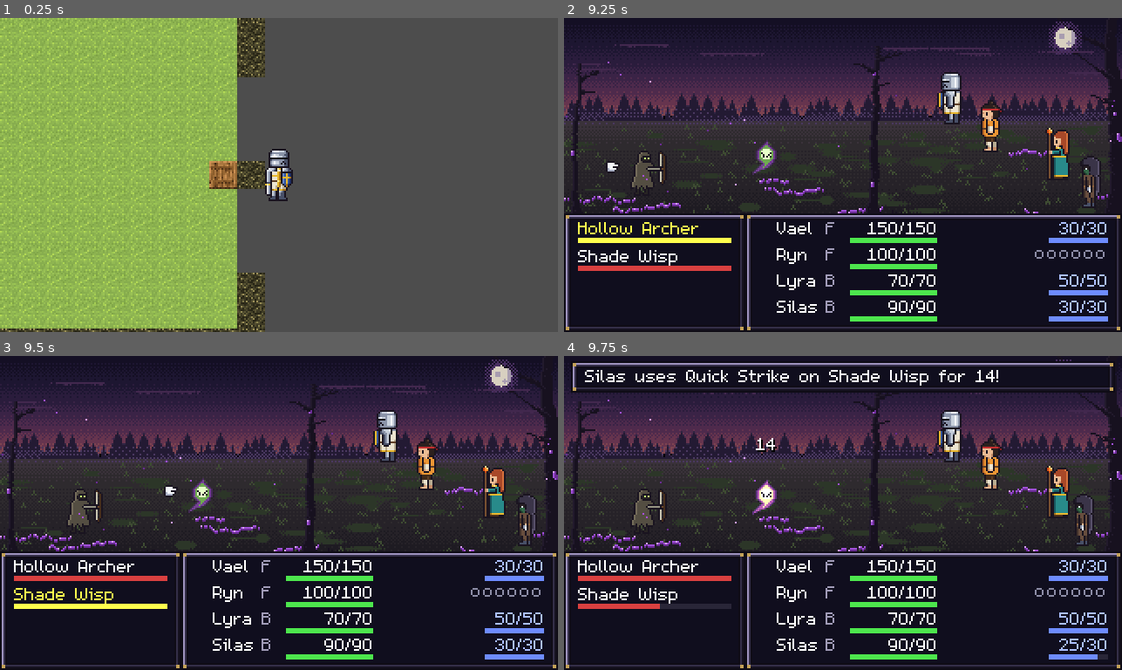
Above: before the commit, frames 1-4 (two rows, left to right).
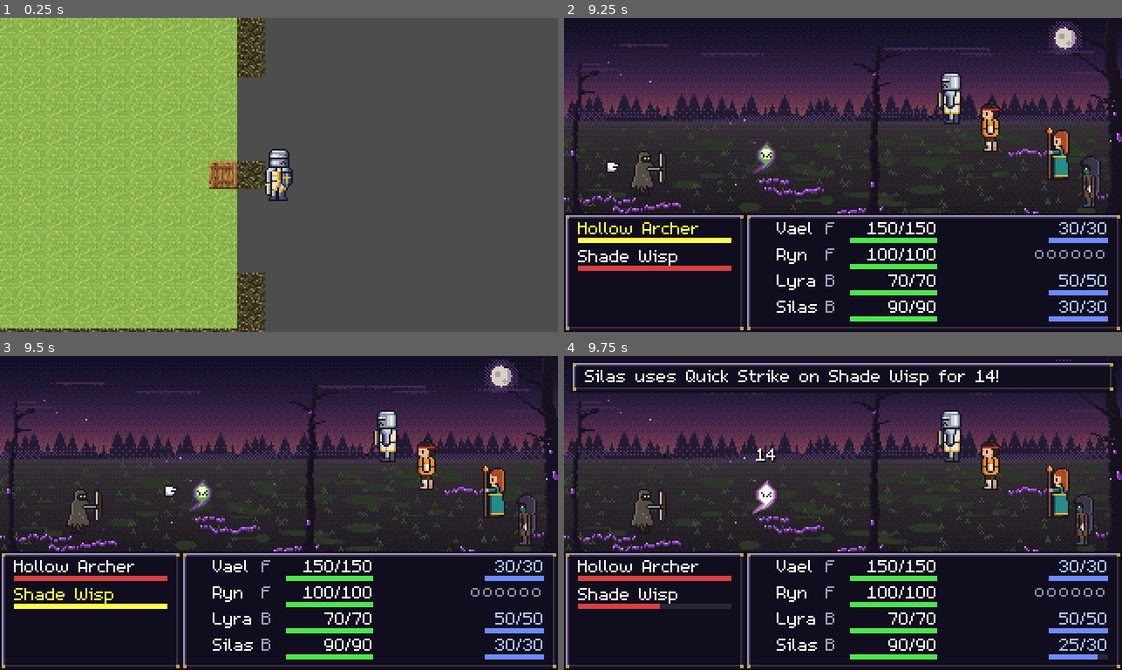
Above: after the commit, the same moments.

Repository: corytomlinson-oss/project_divine_light
Game: Godot game, scene res://scenes/overworld/Overworld.tscn
The game is run twice, just before and just after one commit, with the same random seed, the same clock (stepped at 60 frames per second) and the same inputs.
Inputs:
- Up to frame 1 (0.25 s): no input
- Up to frame 2 (9.25 s): tap Enter (confirm) at 0.5, 0.6, 1.35, 2.3, 3.05, 3.8, 4.55, 5.1, 5.75, 5.85, 6.8, 7.55, 8, 8.3, 9.05 s; hold Right (right) 0.53-1.28 s; hold Down (down) 1.28-2.03 s; hold Right (right) 2.03-2.78 s; tap V (defend_shortcut) at 2.1, 6.6 s; hold Up (up) 2.78-3.53 s; tap C (item_shortcut) at 2.85, 7.35 s; hold Left (left) 3.53-5.03 s; tap E (next_member) at 3.6, 8.1 s; tap Q (prev_member) at 4.35, 8.85 s; hold Down (down) 5.03-5.78 s; hold Right (right) 5.78-6.53 s; hold Up (up) 6.53-7.28 s; hold Right (right) 7.28-8.03 s; hold Down (down) 8.03-8.78 s; hold Left (left) from 8.78 s (still down)
- Up to frame 3 (9.5 s): keep holding Left (left)
- Up to frame 4 (9.75 s): release Left (left) at 9.53 s; hold Up (up) from 9.53 s (still down); tap Enter (confirm) at 9.6 s

Frames 1-3 are identical in both runs. In frame 4, 0.4% of the frame differs, in the area x 33-39%, y 26-51%.

Commit message:
Milestone 18a: combat effect system
- BattleFx: code-drawn effects (burst, slash, sweep, projectile, charge,
  bolt, pillar, sparkles, ring, cloud, stars, battlefield flash/shake)
  with element palettes; own seeded RNG.
- FxRecipes: data table of which action plays what, with name -> effect
  -> keyword -> class fallbacks so every skill already has an effect.
- Impact timing: party/enemy turns are coroutines - wind-up first, then
  the logic and the impact together, so hurt flashes and damage numbers
  land with the effect; turns don't advance mid-effect.
- 7 synthesized element sounds (existing 11 WAVs byte-identical).
- Attack/enemy-attack/item effects; damage numbers kept below the banner.

Co-Authored-By: Claude Opus 5.5 <noreply@anthropic.com>

Diff:
--- a/divine-light/scripts/battle/Battle.gd
+++ b/divine-light/scripts/battle/Battle.gd
@@ -264,6 +264,10 @@
 var _advance_hint := ScrollHint.new()
 var _blink := 0.0
 var _message_timer := 0.0
+# Combat effects (Milestone 18). While an action's effect plays (_acting), the
+# turn doesn't advance and its damage hasn't been applied yet.
+var _fx := BattleFx.new()
+var _acting := false
 
 
 func _ready() -> void:
@@ -279,6 +283,7 @@
 	Music.play("boss" if boss_fight else "battle", "battle")
 	_setup_enemy_ui()
 	_setup_party_sprites()
+	_setup_fx()
 	GameManager.party_loaded.connect(_update_ui)
 	_update_ui()
 	_begin_selection()
@@ -443,6 +448,17 @@
 		_party_ko_shown.append(false)
 		_party_tweens.append(null)
 	_animate_party_hp_changes(true)
+
+
+## Effects draw above the fighters and below the windows; the battlefield
+## (background art, enemies, party) is what shakes.
+func _setup_fx() -> void:
+	add_child(_fx)
+	move_child(_fx, $PartyArea.get_index() + 1)
+	for node_name in ["BackgroundArt", "EnemyArea", "PartyArea"]:
+		var node := get_node_or_null(node_name)
+		if node != null:
+			_fx.shake_nodes.append(node)
 
 
 ## Member i's place in the line: front-row members first, then back-row
@@ -597,6 +613,12 @@
 	label.horizontal_alignment = HORIZONTAL_ALIGNMENT_CENTER
 	label.size = Vector2(40, 10)
 	label.position = (_popup_anchor(target) - Vector2(20, 10)).round()
+	# Keep it clear of the message banner (the top party slot sits under it):
+	# below a 2-line banner (bottom y=31) even after floating up 8px. The
+	# banner may not have resized to this turn's message yet, so don't use
+	# its current size.
+	if message_banner.visible:
+		label.position.y = maxf(label.position.y, 40.0)
 	label.z_index = 5
 	add_child(label)
 	var t := create_tween()
@@ -700,10 +722,10 @@
 		State.SELECTING:
 			_handle_menu_input()
 		State.RESOLVING:
-			_message_timer -= delta
-			if Input.is_action_just_pressed("confirm") or _message_timer <= 0.0:
-				_execute_next_turn()
-				_message_timer = _message_time()
+			if not _acting:
+				_message_timer -= delta
+				if Input.is_action_just_pressed("confirm") or _message_timer <= 0.0:
+					_advance_turn()
 		State.BATTLE_OVER:
 			if Input.is_action_just_pressed("confirm"):
 				if not _level_up_queue.is_empty():
@@ -770,7 +792,7 @@
 
 
 func _debug_auto_win() -> void:
-	if state == State.BATTLE_OVER:
+	if state == State.BATTLE_OVER or _acting:
 		return
 	for e in _enemies:
 		e.receive_damage(e.hp)
@@ -1197,7 +1219,15 @@
 			_turn_queue.append(enemy)
 	_turn_queue.sort_custom(func(a, b): return (a.agi - a.agi_debuff) > (b.agi - b.agi_debuff))
 	_update_enemy_ui()
-	_execute_next_turn()
+	_advance_turn()
+
+
+## Runs the next action (its effect, then its result) and starts the message
+## timer once it's done. Nothing advances in between.
+func _advance_turn() -> void:
+	_acting = true
+	await _execute_next_turn()
+	_acting = false
 	_message_timer = _message_time()
 
 
@@ -1229,9 +1259,9 @@
 		message_label.text = "%s is stunned and cannot act!" % combatant.display_name
 		return
 	if combatant.is_enemy:
-		_execute_enemy_turn(combatant)
+		await _execute_enemy_turn(combatant)
 	else:
-		_execute_party_turn(combatant)
+		await _execute_party_turn(combatant)
 
 
 func _get_enemy_target(member: Combatant) -> Combatant:
@@ -1254,14 +1284,30 @@
 	return alive[0] if not alive.is_empty() else member
 
 
+## Milestone 18 impact timing: the effect's wind-up / travel plays first (the
+## banner shows the skill or item name meanwhile), then the action's logic runs
+## - damage, messages, possibly the battle's end - and the impact effect plays
+## at that same moment, so hurt flashes and damage numbers land with it.
+## Targets are worked out before the logic runs, from the same helpers it uses.
 func _execute_party_turn(member: Combatant) -> void:
 	var offensive: bool = member.queued_action == "attack" \
 			or (member.queued_action == "skill" and str(member.queued_skill.get("target", "")).begins_with("enemy"))
+	var recipe: Dictionary = FxRecipes.for_member(member)
+	var targets: Array = _fx_targets(member, recipe)
 	if offensive:
 		_anim_party_attack(_party.find(member))
 	var sound := _party_action_sound(member)
 	if sound != "":
 		Sfx.play(sound)
+	if member.queued_action == "skill" or member.queued_action == "item_use":
+		message_label.text = member.queued_skill.get("name", "")
+	var caster: CanvasItem = _party_sprites[_party.find(member)]
+	if not recipe.is_empty() and caster != null:
+		await _fx.cast(recipe, caster, targets)
+	if not recipe.is_empty():
+		_fx.impact(recipe, targets)
+		if recipe.get("sound", "") != "":
+			Sfx.play(recipe["sound"])
 	match member.queued_action:
 		"attack":      _do_attack(member)
 		"skill":       _do_skill(member, member.queued_skill)
@@ -1273,6 +1319,46 @@
 			member.row = "back" if member.row == "front" else "front"
 			_update_ui()
 			message_label.text = "%s moves to the %s row!" % [member.display_name, member.row]
+
+
+## The sprites a party member's action will land on, resolved the same way
+## the action's logic resolves them (so before it runs, while every target is
+## still standing).
+func _fx_targets(member: Combatant, recipe: Dictionary) -> Array:
+	var fighters: Array = []
+	match member.queued_action:
+		"attack":
+			fighters = [_get_enemy_target(member)]
+		"item_use":
+			fighters = [_get_ally_target(member, member.queued_skill)]
+		"skill":
+			var skill: Dictionary = member.queued_skill
+			match str(skill.get("target", "")):
+				"enemy":
+					fighters = [_get_enemy_target(member)]
+				"enemy_all":
+					fighters = _enemies.filter(func(e: Combatant) -> bool: return e.is_alive())
+				"ally", "ally_choose":
+					fighters = [_get_ally_target(member, skill)]
+				"ally_all":
+					fighters = _party.filter(func(c: Combatant) -> bool:
+						return c.is_alive() and (not recipe.get("row_only", false) or c.row == member.row))
+				"self":
+					fighters = [member]
+	var sprites: Array = []
+	for f in fighters:
+		if f == null:
+			continue
+		var sprite: CanvasItem = null
+		if f.is_enemy:
+			var i := _enemies.find(f)
+			sprite = _enemy_sprites[i] if i >= 0 and i < _enemy_sprites.size() else null
+		else:
+			var i := _party.find(f)
+			sprite = _party_sprites[i] if i >= 0 and i < _party_sprites.size() else null
+		if sprite != null:
+			sprites.append(sprite)
+	return sprites
 
 
 ## Weapon users (Ryn, Silas) sound physical when they hit enemies; everything
@@ -1876,6 +1962,13 @@
 	if target == null:
 		target = targets[randi() % targets.size()]
 
+	# Wind-up (the enemy's hop is already playing), then its claw/blade streak
+	# lands on the target together with the damage below.
+	var enemy_sprite: CanvasItem = _enemy_sprites[_enemies.find(enemy)]
+	var target_sprite: CanvasItem = _party_sprites[_party.find(target)]
+	var hit_targets: Array = [target_sprite] if target_sprite != null else []
+	await _fx.cast(FxRecipes.ENEMY_ATTACK, enemy_sprite, hit_targets)
+
 	# Smoke Bomb: the enemy's own accuracy is lowered
 	if enemy.accuracy_debuff_rounds > 0 and randi() % 100 < 30:
 		_update_ui()
@@ -1895,6 +1988,7 @@
 		message_label.text = phase_note + "%s's Sanctuary absorbs\n%s's attack!" % [target.display_name, enemy.display_name]
 		return
 
+	_fx.impact(FxRecipes.ENEMY_ATTACK, hit_targets)
 	var effective_def := target.defense + target.def_buff
 	var def_val := effective_def * 2 if target.defending else effective_def
 	var dmg := maxi(1, enemy.atk - def_val + randi_range(-1, 1))
--- /dev/null
+++ b/divine-light/scripts/battle/BattleFx.gd
@@ -0,0 +1,326 @@
+class_name BattleFx
+extends Node2D
+
+# Milestone 18's combat effects, built entirely in code (no art files). Each
+# effect is a short-lived Shape node that redraws itself from a 0..1 progress
+# value a tween drives, then frees itself. Everything is drawn with whole-pixel
+# rects so it stays crisp at 320x180.
+#
+# Battle.gd plays a skill in two parts, from a recipe (FxRecipes.gd):
+#   await cast(recipe, caster, targets)  - wind-up / travel, before any damage
+#   impact(recipe, targets)              - fire-and-forget, the moment damage
+#                                          lands (hurt flash + numbers follow)
+#
+# This node sits above the fighters and below the windows. Its own origin is
+# the screen's, so sprite positions work as-is.
+
+const PALETTES := {
+	"physical": [Color(0.8, 0.82, 0.9), Color(1, 1, 1)],
+	"enemy": [Color(0.85, 0.2, 0.25), Color(1.0, 0.7, 0.6)],
+	"holy": [Color(1.0, 0.85, 0.4), Color(1.0, 1.0, 0.88)],
+	"shield": [Color(0.55, 0.75, 1.0), Color(0.9, 0.97, 1.0)],
+	"buff": [Color(1.0, 0.75, 0.3), Color(1.0, 0.95, 0.7)],
+	"taunt": [Color(1.0, 0.4, 0.25), Color(1.0, 0.8, 0.5)],
+	"ki": [Color(0.5, 0.8, 1.0), Color(1, 1, 1)],
+	"heal": [Color(0.4, 1.0, 0.5), Color(0.88, 1.0, 0.88)],
+	"mana": [Color(0.45, 0.6, 1.0), Color(0.85, 0.9, 1.0)],
+	"fire": [Color(1.0, 0.45, 0.12), Color(1.0, 0.85, 0.3)],
+	"ice": [Color(0.5, 0.88, 1.0), Color(0.95, 1.0, 1.0)],
+	"lightning": [Color(1.0, 0.92, 0.3), Color(1, 1, 1)],
+	"earth": [Color(0.6, 0.44, 0.26), Color(0.86, 0.72, 0.46)],
+	"arcane": [Color(0.55, 0.45, 1.0), Color(0.88, 0.85, 1.0)],
+	"shadow": [Color(0.6, 0.3, 0.9), Color(0.88, 0.72, 1.0)],
+	"poison": [Color(0.45, 0.85, 0.28), Color(0.78, 1.0, 0.5)],
+	"debuff": [Color(0.6, 0.35, 0.85), Color(0.85, 0.7, 1.0)],
+}
+const BATTLEFIELD := Rect2(0, 0, 320, 112)
+
+## Nodes that shake with the battlefield (background art, enemy/party areas).
+var shake_nodes: Array = []
+var _rng := RandomNumberGenerator.new()
+
+
+class Shape extends Node2D:
+	var draw_fn: Callable
+	var progress := 0.0:
+		set(value):
+			progress = value
+			queue_redraw()
+
+	func _draw() -> void:
+		draw_fn.call(self, progress)
+
+
+func _ready() -> void:
+	_rng.seed = 1818  # effects never touch the global RNG combat rolls use
+
+
+# ------------------------------------------------------------------ recipes
+
+func cast(recipe: Dictionary, caster: CanvasItem, targets: Array) -> void:
+	var pal: Array = palette(recipe)
+	match recipe.get("cast", "none"):
+		"lunge":
+			await _wait(0.12)
+		"charge":
+			await charge(anchor(caster), pal)
+		"projectile":
+			var last: Signal
+			for t: CanvasItem in targets:
+				last = projectile(anchor(caster), anchor(t), pal)
+			if not targets.is_empty():
+				await last
+
+
+func impact(recipe: Dictionary, targets: Array) -> void:
+	var pal: Array = palette(recipe)
+	match recipe.get("screen", ""):
+		"flash":
+			flash(pal[1])
+		"shake":
+			shake()
+		"quake":
+			flash(pal[0], 0.35)
+			shake(4.0, 0.45)
+	for t: CanvasItem in targets:
+		var at := anchor(t)
+		match recipe.get("impact", ""):
+			"slash": slash(at, pal, recipe.get("count", 1))
+			"burst": burst(at, pal, recipe.get("size", 12.0))
+			"bolt": bolt(at, pal)
+			"pillar": pillar(at, pal)
+			"rising": pillar(at, pal, true)
+			"sweep": sweep(at, pal)
+			"sparkles": sparkles(at, pal)
+			"sinking": sparkles(at, pal, false)
+			"ring": ring(at, pal)
+			"cloud": cloud(at, pal)
+			"stars": stars(at, pal)
+
+
+func palette(recipe: Dictionary) -> Array:
+	return PALETTES.get(recipe.get("palette", "physical"), PALETTES["physical"])
+
+
+## Center of a fighter: sprites are centered; placeholder blocks are ColorRects.
+static func anchor(ci: CanvasItem) -> Vector2:
+	if ci is Control:
+		var c := ci as Control
+		return c.position + c.size / 2.0
+	return (ci as Node2D).position
+
+
+# ------------------------------------------------------------------ effects
+
+func _spawn(at: Vector2, duration: float, fn: Callable) -> Signal:
+	var s := Shape.new()
+	s.position = at.round()
+	s.draw_fn = fn
+	add_child(s)
+	var t := create_tween()
+	t.tween_property(s, "progress", 1.0, duration)
+	t.tween_callback(s.queue_free)
+	return t.finished
+
+
+func _wait(seconds: float) -> Signal:
+	return create_tween().tween_interval(seconds).finished
+
+
+static func _px(n: CanvasItem, x: float, y: float, w: float, h: float, c: Color) -> void:
+	n.draw_rect(Rect2(roundf(x), roundf(y), w, h), c)
+
+
+## Ring of pixels expanding out of the target, sparks flying past it, and a
+## bright core for the first moment.
+func burst(at: Vector2, pal: Array, radius := 12.0, duration := 0.32) -> Signal:
+	return _spawn(at, duration, func(n: CanvasItem, p: float) -> void:
+		var fade := 1.0 - p
+		if p < 0.3:
+			var core := 3.0 + 3.0 * (1.0 - p / 0.3)
+			_px(n, -core, -core, core * 2, core * 2, Color(pal[1], 1.0 - p / 0.3))
+		var r := radius * sqrt(p)
+		for i in 12:
+			var d := Vector2.from_angle(TAU * i / 12.0) * r
+			_px(n, d.x - 1, d.y - 1, 2, 2, Color(pal[0], fade))
+		for i in 8:
+			var d := Vector2.from_angle(TAU * (i + 0.5) / 8.0) * radius * 1.6 * p
+			_px(n, d.x, d.y, 1, 1, Color(pal[1], fade)))
+
+
+## Diagonal streaks across the target, one after another for multi-hits,
+## alternating direction.
+func slash(at: Vector2, pal: Array, count := 1, duration := 0.22) -> Signal:
+	return _spawn(at, duration * (1.0 + 0.5 * (count - 1)), func(n: CanvasItem, p: float) -> void:
+		for k in count:
+			var start := float(k) / (count + 1.0)
+			var local := clampf((p - start) / (1.0 - start) * (count + 1.0) / 2.0, 0.0, 1.0) if count > 1 else p
+			if local <= 0.0 or local >= 1.0:
+				continue
+			var dir := 1.0 if k % 2 == 0 else -1.0
+			var grow := minf(1.0, local * 2.0)
+			var fade := 1.0 if local < 0.5 else 1.0 - (local - 0.5) * 2.0
+			for i in int(20 * grow):
+				var x := (10.0 - i) * dir + (k * 3 - count)
+				var y := -10.0 + i
+				_px(n, x, y, 2, 2, Color(pal[1], fade))
+				_px(n, x + dir, y + 1, 1, 1, Color(pal[0], fade)))
+
+
+## Low horizontal cut along the target's feet (sweeping kick, blade arc).
+func sweep(at: Vector2, pal: Array, duration := 0.28) -> Signal:
+	return _spawn(at + Vector2(0, 10), duration, func(n: CanvasItem, p: float) -> void:
+		var fade := 1.0 - maxf(0.0, p - 0.4) / 0.6
+		var w := 28.0 * minf(1.0, p * 2.5)
+		_px(n, -14, -1, w, 2, Color(pal[1], fade))
+		_px(n, -14, 1, w * 0.8, 1, Color(pal[0], fade)))
+
+
+## Glowing orb flying from caster to target with a short fading trail.
+func projectile(from: Vector2, to: Vector2, pal: Array, duration := 0.26) -> Signal:
+	var travel := to - from
+	return _spawn(from, duration, func(n: CanvasItem, p: float) -> void:
+		for k in range(4, 0, -1):
+			var tp := maxf(0.0, p - k * 0.06)
+			var d := travel * tp
+			_px(n, d.x - 1, d.y - 1, 3, 3, Color(pal[0], 0.9 - k * 0.2))
+		var h := travel * p
+		_px(n, h.x - 3, h.y - 2, 6, 4, Color(pal[0], 0.6))
+		_px(n, h.x - 2, h.y - 3, 4, 6, Color(pal[0], 0.6))
+		_px(n, h.x - 2, h.y - 2, 4, 4, pal[0])
+		_px(n, h.x - 1, h.y - 1, 2, 2, pal[1]))
+
+
+## Wind-up on the caster: sparks drawn inward to a point.
+func charge(at: Vector2, pal: Array, duration := 0.3) -> Signal:
+	return _spawn(at, duration, func(n: CanvasItem, p: float) -> void:
+		var r := 16.0 * (1.0 - p)
+		for i in 8:
+			var d := Vector2.from_angle(TAU * i / 8.0 + p * 2.0) * r
+			_px(n, d.x, d.y, 1, 1, Color(pal[1], 0.4 + 0.6 * p))
+		if p > 0.6:
+			_px(n, -1, -1, 2, 2, Color(pal[1], (p - 0.6) / 0.4)))
+
+
+## Jagged bolt from the top of the screen down to the target, flickering.
+func bolt(at: Vector2, pal: Array, duration := 0.32) -> Signal:
+	var points: Array = []
+	var x := 0.0
+	var y := -at.y
+	while y < 0.0:
+		points.append(Vector2(x, y))
+		y += _rng.randf_range(6.0, 12.0)
+		x = clampf(x + _rng.randf_range(-6.0, 6.0), -8.0, 8.0)
+	points.append(Vector2.ZERO)
+	burst(at, pal, 10.0, 0.3)
+	return _spawn(at, duration, func(n: CanvasItem, p: float) -> void:
+		if p > 0.7 or int(p * 14.0) % 3 == 2:
+			return
+		for i in points.size() - 1:
+			var a: Vector2 = points[i]
+			var b: Vector2 = points[i + 1]
+			var steps := int(a.distance_to(b))
+			for s in steps:
+				var q := a.lerp(b, float(s) / steps)
+				_px(n, q.x - 1, q.y, 3, 1, pal[0])
+				_px(n, q.x, q.y, 1, 1, pal[1]))
+
+
+## Column of light: from the sky down onto the target, or (rising) from the
+## target's feet up into the sky.
+func pillar(at: Vector2, pal: Array, rising := false, duration := 0.45) -> Signal:
+	return _spawn(at, duration, func(n: CanvasItem, p: float) -> void:
+		var grow := minf(1.0, p * 3.0)
+		var fade := 1.0 if p < 0.55 else 1.0 - (p - 0.55) / 0.45
+		var top: float
+		var bottom: float
+		if rising:
+			bottom = 16.0
+			top = bottom - (bottom + at.y) * grow
+		else:
+			top = -at.y
+			bottom = top + (at.y + 16.0) * grow
+		_px(n, -6, top, 12, bottom - top, Color(pal[0], 0.45 * fade))
+		_px(n, -3, top, 6, bottom - top, Color(pal[0], 0.8 * fade))
+		_px(n, -1, top, 2, bottom - top, Color(pal[1], fade))
+		if grow >= 1.0:
+			var r := 10.0 * (p - 0.33) / 0.67
+			for i in 10:
+				var d := Vector2.from_angle(TAU * i / 10.0) * Vector2(r * 1.4, r * 0.5)
+				_px(n, d.x, (bottom - 2.0 if not rising else 14.0) + d.y, 1, 1, Color(pal[1], fade)))
+
+
+## Twinkling motes around an ally, drifting up (heals, buffs) or down (debuffs).
+func sparkles(at: Vector2, pal: Array, rising := true, duration := 0.6) -> Signal:
+	var motes: Array = []
+	for i in 16:
+		motes.append(Vector3(_rng.randf_range(-10.0, 10.0), _rng.randf_range(-6.0, 14.0), _rng.randf_range(0.0, 0.35)))
+	return _spawn(at, duration, func(n: CanvasItem, p: float) -> void:
+		for m: Vector3 in motes:
+			var local := (p - m.z) / 0.65
+			if local <= 0.0 or local >= 1.0:
+				continue
+			var dy := -18.0 * local if rising else 18.0 * local - 12.0
+			var c: Color = pal[1] if int(local * 8.0) % 2 == 0 else pal[0]
+			c.a = 1.0 - local
+			# plus-shaped sparkle; every third one is bigger
+			var arm := 2.0 if int(m.x * 7.0) % 3 == 0 else 1.0
+			_px(n, m.x - arm, m.y + dy, arm * 2 + 1, 1, c)
+			_px(n, m.x, m.y + dy - arm, 1, arm * 2 + 1, c))
+
+
+## Shimmering oval around an ally (shields, Sanctuary).
+func ring(at: Vector2, pal: Array, duration := 0.55) -> Signal:
+	return _spawn(at, duration, func(n: CanvasItem, p: float) -> void:
+		var oval := 1.3 - 0.3 * minf(1.0, p * 3.0)
+		var fade := 1.0 if p < 0.6 else 1.0 - (p - 0.6) / 0.4
+		for i in 24:
+			if (i + int(p * 20.0)) % 4 == 0:
+				continue
+			var d := Vector2.from_angle(TAU * i / 24.0) * Vector2(11.0, 17.0) * oval
+			_px(n, d.x, d.y, 1, 1, Color(pal[1] if i % 2 == 0 else pal[0], fade)))
+
+
+## Blobs of gas puffing outward and up (poison, smoke).
+func cloud(at: Vector2, pal: Array, duration := 0.65) -> Signal:
+	var puffs: Array = []
+	for i in 7:
+		puffs.append(Vector2.from_angle(TAU * i / 7.0 + _rng.randf_range(-0.3, 0.3)) * _rng.randf_range(6.0, 12.0))
+	return _spawn(at, duration, func(n: CanvasItem, p: float) -> void:
+		var fade := 1.0 - p
+		for i in puffs.size():
+			var d: Vector2 = puffs[i] * (0.4 + p) + Vector2(0, -6.0 * p)
+			var size := 3.0 + (i % 3)
+			_px(n, d.x - size / 2.0, d.y - size / 2.0, size, size, Color(pal[0], 0.8 * fade))
+			_px(n, d.x - 1, d.y - 1, 1, 1, Color(pal[1], fade)))
+
+
+## Little stars circling the target's head (stuns).
+func stars(at: Vector2, pal: Array, duration := 0.7) -> Signal:
+	return _spawn(at + Vector2(0, -18), duration, func(n: CanvasItem, p: float) -> void:
+		var fade := 1.0 if p < 0.7 else 1.0 - (p - 0.7) / 0.3
+		for i in 3:
+			var d := Vector2.from_angle(TAU * i / 3.0 + p * TAU * 1.5) * Vector2(8.0, 3.0)
+			_px(n, d.x - 1, d.y, 3, 1, Color(pal[1], fade))
+			_px(n, d.x, d.y - 1, 1, 3, Color(pal[1], fade)))
+
+
+## Brief tint over the whole battlefield (AoE spells, big hits).
+func flash(color: Color, peak := 0.45, duration := 0.25) -> Signal:
+	return _spawn(Vector2.ZERO, duration, func(n: CanvasItem, p: float) -> void:
+		n.draw_rect(BATTLEFIELD, Color(color, peak * (1.0 - p))))
+
+
+## Shakes the battlefield (not the windows) side to side, then settles.
+func shake(amount := 3.0, duration := 0.3) -> void:
+	var steps := 6
+	for node: CanvasItem in shake_nodes:
+		if not is_instance_valid(node):
+			continue
+		var home: Vector2 = node.position
+		var t := create_tween()
+		for i in steps:
+			var falloff := 1.0 - float(i) / steps
+			var dx := roundf(amount * falloff) * (1.0 if i % 2 == 0 else -1.0)
+			t.tween_property(node, "position", home + Vector2(dx, 0), duration / steps)
+		t.tween_property(node, "position", home, 0.03)
--- /dev/null
+++ b/divine-light/scripts/battle/FxRecipes.gd
@@ -0,0 +1,86 @@
+class_name FxRecipes
+extends RefCounted
+
+# Which effect each action plays (Milestone 18), as data for BattleFx:
+#   cast    - "none" | "lunge" (short wait for the hop) | "charge" (sparks
+#             gather on the caster) | "projectile" (orb to each target)
+#   impact  - "slash" | "burst" | "bolt" | "pillar" | "rising" | "sweep" |
+#             "sparkles" | "sinking" | "ring" | "cloud" | "stars" | ""
+#   palette - a BattleFx.PALETTES key
+#   sound   - Sfx played as the effect lands ("" = none; the generic attack/
+#             spell cast sound still plays when the action starts)
+#   screen  - "" | "flash" | "shake" | "quake" (flash + bigger shake)
+#   count   - slash streaks for multi-hits; size - burst radius
+#   row_only - ally_all skills that only reach the caster's row
+#
+# Lookup order: BY_NAME (one specific skill) -> BY_EFFECT (the skill's effect
+# type) -> a keyword fallback on the effect name (fire/ice/lightning/earth/
+# poison...) -> the caster's class default. So every skill shows something
+# fitting even before it gets a hand-tuned entry.
+
+const ATTACK := {"cast": "lunge", "impact": "slash", "palette": "physical"}
+const ENEMY_ATTACK := {"cast": "lunge", "impact": "slash", "palette": "enemy"}
+
+const BY_EFFECT := {
+	# ------------------------------------------------------ everyone else
+	"physical": {"cast": "lunge", "impact": "slash", "palette": "physical", "sound": ""},
+}
+
+# Skills that share an effect type with something that should look different.
+# (Hand-tuned class entries arrive per class: Vael + Ryn in 18b.)
+const BY_NAME := {
+	"Flurry": {"cast": "lunge", "impact": "slash", "palette": "shadow", "sound": "", "count": 4},
+}
+
+const ITEMS := {
+	"item_heal": {"impact": "sparkles", "palette": "heal", "sound": "heal"},
+	"item_restore_mp": {"impact": "sparkles", "palette": "mana", "sound": "heal"},
+	"item_cure_poison": {"impact": "sparkles", "palette": "poison", "sound": "heal"},
+}
+
+# Keyword fallbacks for effect names without an entry, checked in order.
+const KEYWORDS := [
+	["fire", {"cast": "projectile", "impact": "burst", "palette": "fire", "sound": "fire", "size": 14.0}],
+	["ice", {"cast": "charge", "impact": "burst", "palette": "ice", "sound": "ice", "size": 12.0}],
+	["lightning", {"cast": "charge", "impact": "bolt", "palette": "lightning", "sound": "thunder"}],
+	["earth", {"cast": "charge", "impact": "burst", "palette": "earth", "sound": "earth", "size": 14.0, "screen": "quake"}],
+	["poison", {"cast": "lunge", "impact": "cloud", "palette": "poison", "sound": "poison"}],
+	["toxic", {"cast": "charge", "impact": "cloud", "palette": "poison", "sound": "poison"}],
+	["smoke", {"cast": "none", "impact": "cloud", "palette": "physical", "sound": ""}],
+	["bleed", {"cast": "lunge", "impact": "slash", "palette": "enemy", "sound": "", "count": 2}],
+	["garrote", {"cast": "lunge", "impact": "slash", "palette": "shadow", "sound": "", "count": 2}],
+	["shadow", {"cast": "lunge", "impact": "slash", "palette": "shadow", "sound": "", "count": 3}],
+	["death", {"cast": "charge", "impact": "sinking", "palette": "shadow", "sound": ""}],
+	["expose", {"cast": "lunge", "impact": "sinking", "palette": "debuff", "sound": ""}],
+	["vanish", {"cast": "none", "impact": "cloud", "palette": "shadow", "sound": ""}],
+	["stance", {"cast": "none", "impact": "sparkles", "palette": "arcane", "sound": ""}],
+]
+
+const CLASS_PALETTE := {"Vael": "holy", "Ryn": "ki", "Lyra": "arcane", "Silas": "shadow"}
+
+
+## The recipe for a party member's queued action.
+static func for_member(member: Combatant) -> Dictionary:
+	match member.queued_action:
+		"attack":
+			return ATTACK
+		"item_use":
+			return ITEMS.get(member.queued_skill.get("effect", ""), ITEMS["item_heal"])
+		"skill":
+			return for_skill(member.queued_skill, member.char_class)
+	return {}
+
+
+static func for_skill(skill: Dictionary, char_class: String) -> Dictionary:
+	if BY_NAME.has(skill.get("name", "")):
+		return BY_NAME[skill["name"]]
+	var effect: String = skill.get("effect", "")
+	if BY_EFFECT.has(effect):
+		return BY_EFFECT[effect]
+	for entry: Array in KEYWORDS:
+		if effect.contains(entry[0]):
+			return entry[1]
+	var pal: String = CLASS_PALETTE.get(char_class, "arcane")
+	if str(skill.get("target", "")).begins_with("enemy"):
+		return {"cast": "charge", "impact": "burst", "palette": pal, "sound": ""}
+	return {"cast": "charge", "impact": "sparkles", "palette": pal, "sound": ""}
--- a/divine-light/scripts/systems/Sfx.gd
+++ b/divine-light/scripts/systems/Sfx.gd
@@ -9,6 +9,7 @@
 	"menu_move", "menu_confirm", "menu_cancel",
 	"victory", "level_up", "item", "equip",
 	"encounter",
+	"fire", "ice", "thunder", "earth", "holy", "heal", "poison",
 ]
 # Enough voices that a hit landing during a spell doesn't cut the spell off.
 const VOICES := 6
Not shown, added: divine-light/assets/audio/sfx/earth.wav.import
Not shown, added: divine-light/assets/audio/sfx/fire.wav.import
Not shown, added: divine-light/assets/audio/sfx/heal.wav.import
Not shown, added: divine-light/assets/audio/sfx/holy.wav.import
Not shown, added: divine-light/assets/audio/sfx/ice.wav.import
Not shown, added: divine-light/assets/audio/sfx/poison.wav.import
Not shown, added: divine-light/assets/audio/sfx/thunder.wav.import
Not shown, added: divine-light/scripts/battle/BattleFx.gd.uid
Not shown, added: divine-light/scripts/battle/FxRecipes.gd.uid
Not shown, changed: ASSETS.md
Not shown, changed: CLAUDE.md
Not shown, added: divine-light/assets/audio/sfx/earth.wav
(and 6 more such lines)
